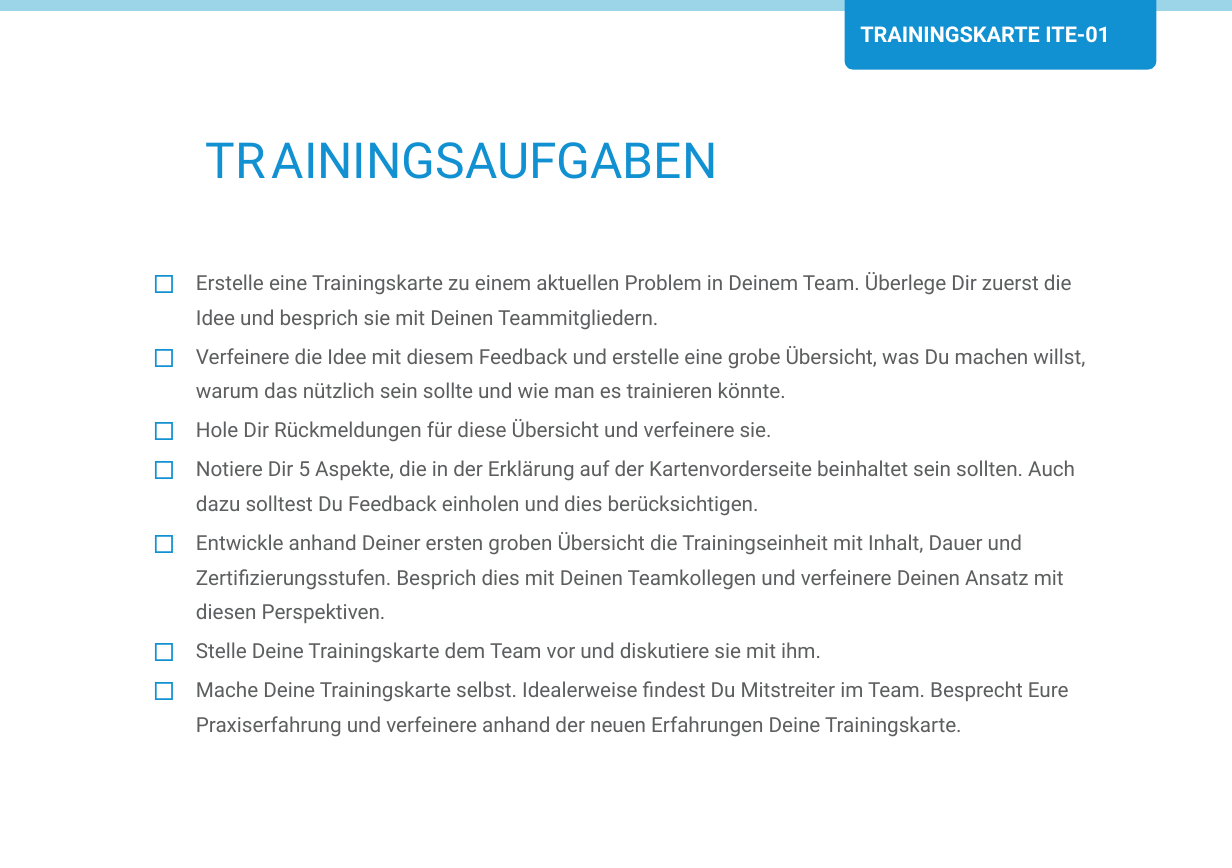
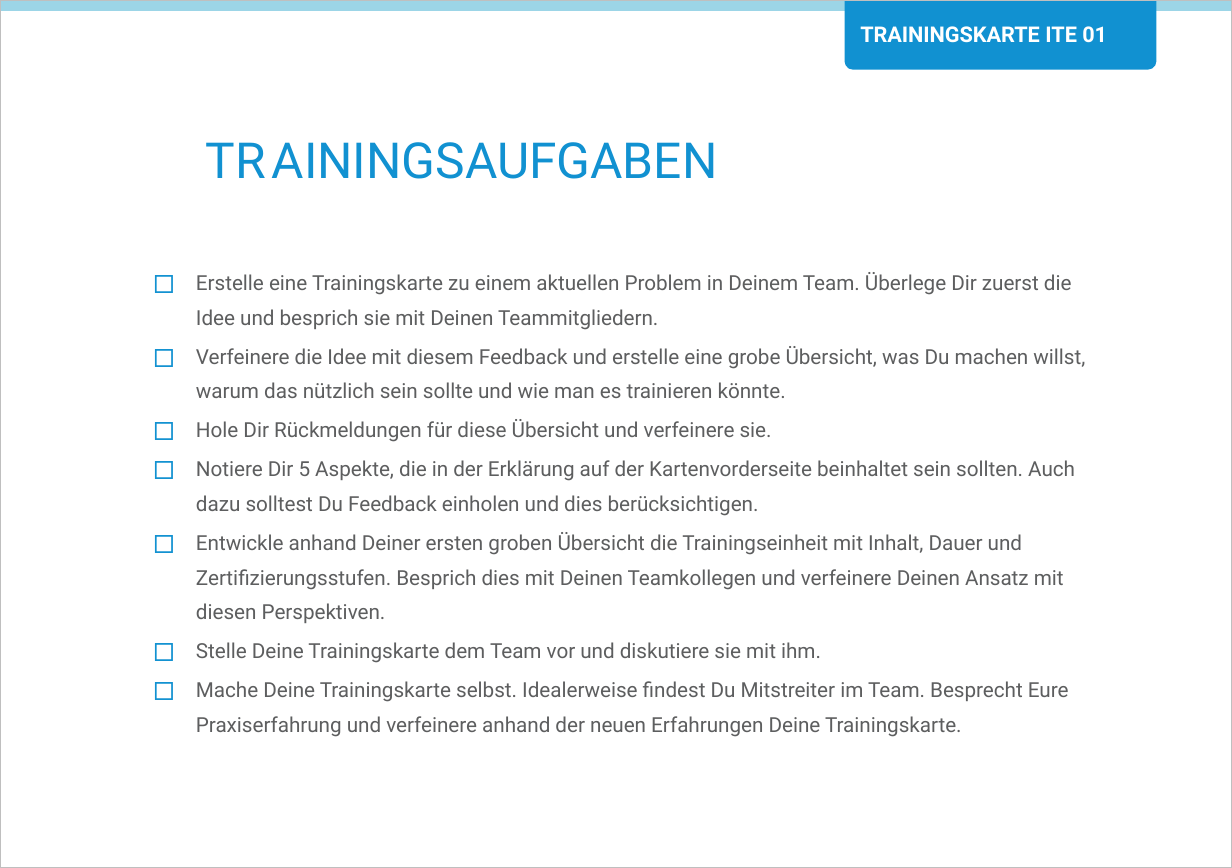
Before and after one commit to Teamtool/training-materials, a slide deck: slide 2 of agile moves/Iterative (ITE)/ger_ITE_01_Iterativ_Trainingskarten.pptx. Drawn at 1232x868 pixels with LibreOffice and Linux fonts; fonts in the diff are those of the drawing; background and template pictures are left out. Boxes give left, top, right and bottom in pixels: in the first picture for what was removed or moved away, otherwise in the second. Text is boxed around its words. In the diff, an @@ line names an element or a change of style, - is before the commit and + after.

Commit message:
ite

```diff
--- a/agile moves/Iterative (ITE)/ger_ITE_01_Iterativ_Trainingskarten.pptx
+++ b/agile moves/Iterative (ITE)/ger_ITE_01_Iterativ_Trainingskarten.pptx
@@ rectangle added at [0, 0, 1232, 868], outline #BFBFBF 0.75 pt @@
@@ text at [860, 26, 1107, 43]: text changed @@
-TRAININGSKARTE ITE-01
+TRAININGSKARTE ITE 01
```
Also in this commit, not shown: 1 other slide changed.
